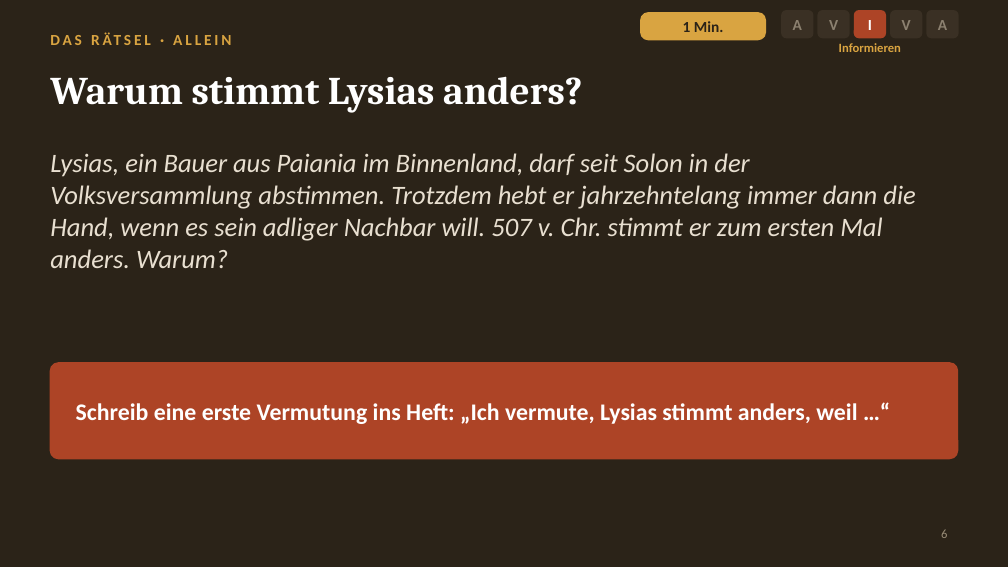
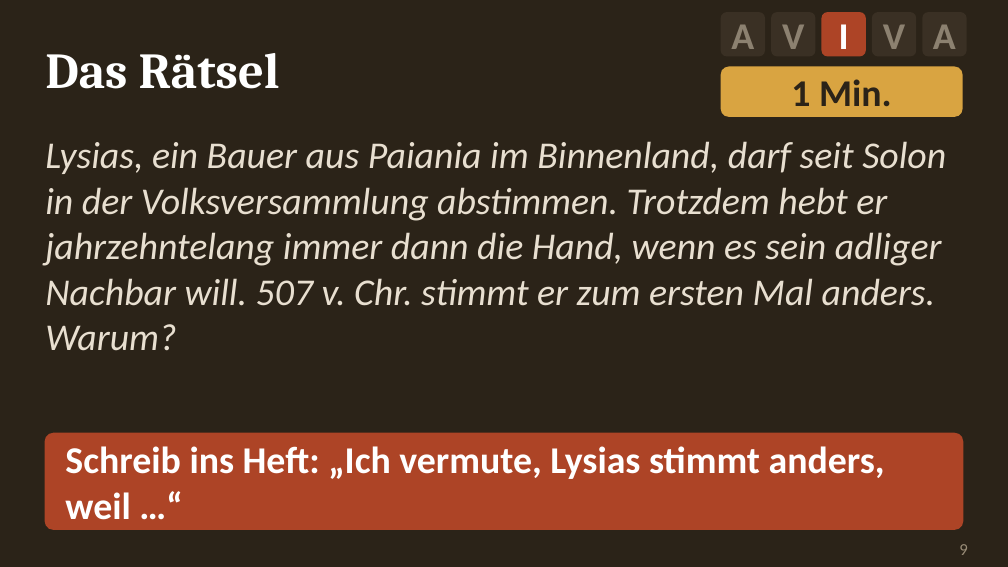
Before and after one commit to golzkonstantin-gif/Schule, a slide deck: slide 9 of Geschichte_11/Stunde_Kleisthenes/Folien_Kleisthenes.pptx (slide 6 before the commit). Drawn at 1008x567 pixels with LibreOffice and Linux fonts; fonts in the diff are those of the drawing. Boxes give left, top, right and bottom in pixels: in the first picture for what was removed or moved away, otherwise in the second. Text is boxed around its words. In the diff, an @@ line names an element or a change of style, - is before the commit and + after.

```diff
--- a/Geschichte_11/Stunde_Kleisthenes/Folien_Kleisthenes.pptx
+++ b/Geschichte_11/Stunde_Kleisthenes/Folien_Kleisthenes.pptx
@@ text "Das Rätsel" at (x1=45, y1=53, x2=280, y2=89): vertical alignment top to middle @@
@@ rounded rectangle "A" resized from (x1=781, y1=10, x2=813, y2=38) to (x1=721, y1=12, x2=765, y2=56) @@
@@ rounded rectangle "V" resized from (x1=817, y1=10, x2=850, y2=38) to (x1=771, y1=12, x2=815, y2=56) @@
@@ rounded rectangle "I" resized from (x1=854, y1=10, x2=886, y2=38) to (x1=822, y1=12, x2=866, y2=56) @@
@@ rounded rectangle "V" resized from (x1=890, y1=10, x2=922, y2=38) to (x1=872, y1=12, x2=916, y2=56) @@
@@ rounded rectangle "A" resized from (x1=926, y1=10, x2=959, y2=38) to (x1=922, y1=12, x2=967, y2=56) @@
@@ text at (x1=45, y1=53, x2=280, y2=89): text changed; size 11 to 36 pt; font Calibri to Cambria; text colour #D9A441 to #FFFFFF @@
-DAS RÄTSEL · ALLEIN
+Das Rätsel
@@ text removed at (x1=839, y1=43, x2=901, y2=52) @@
-Informieren
@@ text removed at (x1=50, y1=76, x2=582, y2=113) @@
-Warum stimmt Lysias anders?
@@ size 11 to 27 pt; proportions changed in 6 elements at (x1=922, y1=12, x2=967, y2=56), (x1=872, y1=12, x2=916, y2=56), (x1=822, y1=12, x2=866, y2=56), (x1=771, y1=12, x2=815, y2=56), (x1=721, y1=12, x2=765, y2=56), (x1=721, y1=67, x2=963, y2=117) @@
@@ rounded rectangle "1 Min." resized from (x1=640, y1=12, x2=766, y2=40) to (x1=721, y1=67, x2=963, y2=117) @@
@@ text "Lysias, ein Bauer aus Paiania ..." moved from (x1=50, y1=153, x2=915, y2=268) to (x1=45, y1=141, x2=946, y2=351) @@
@@ text "Lysias, ein Bauer aus Paiania ..." at (x1=45, y1=141, x2=946, y2=351): size 19 to 27 pt @@
@@ rounded rectangle resized from (x1=50, y1=363, x2=958, y2=459) to (x1=45, y1=433, x2=963, y2=529) @@
@@ text at (x1=65, y1=446, x2=885, y2=520): text changed; size 17 to 27 pt @@
-Schreib eine erste Vermutung ins Heft: „Ich vermute, Lysias stimmt anders, weil …“
+Schreib ins Heft: „Ich vermute, Lysias stimmt anders, weil …“
@@ page number removed at (x1=941, y1=529, x2=947, y2=538) @@
-6
@@ page number added at (x1=959, y1=544, x2=967, y2=555), 12 pt, text #998C77 @@
+9
```
Also in this commit, not shown: 7 other slides changed, 11 slides added, 5 slides removed, 6 other files.
